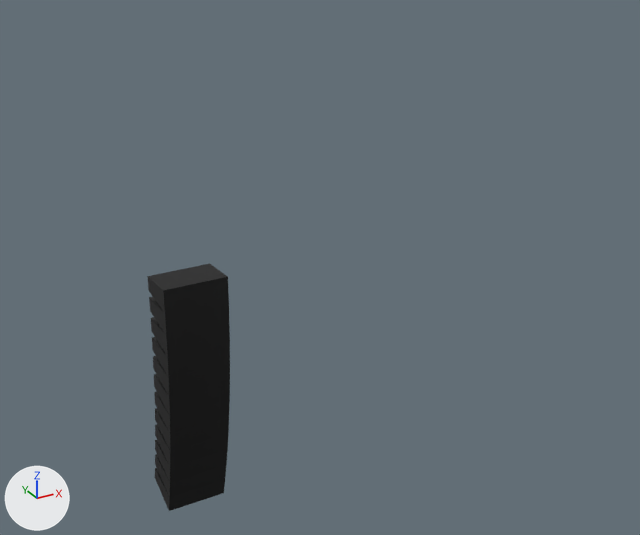
The Blender file Audio_asset.blend as it was, and as the next commit left it.
Before and after are seen from a 50 mm camera at (-3.01, -8.48, 3.98) aimed at (3.02, 2.48, -1.5). The axes (+X, +Y, +Z) are drawn at lower left. The lights are the same throughout.

In view in the first picture: 'LineArray-generic'.
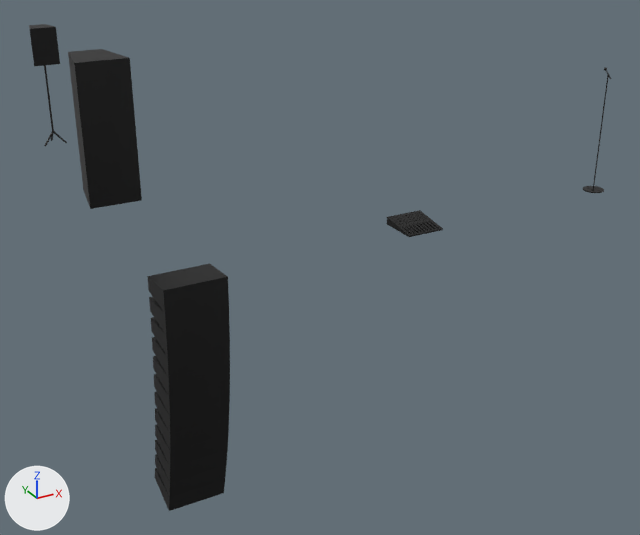
Changed parts and their boxes [x1, y1, x2, y2] in the pictures (640 x 535 px):
'Audio Traditional', added (black)
    after: [68, 49, 142, 209]
'Audio Pole', added (black)
    after: [29, 24, 67, 146]
'Mixer', added (black)
    after: [387, 210, 443, 237]
'Microphone', added
    after: [583, 67, 611, 193]

What changed in the scene script:
```text
Add me_cube_002:
    me_cube_002.from_pydata(...)  # 368 vertices, 276 faces; spans x -1.0..1.0, y -1.0..1.0, z 0.0..0.4
    me_cube_002.materials.append(mat_mainpa_001)  # black #000000
Add me_cube_001:
    me_cube_001.from_pydata([(-0.2, -1.0, 0.0), (-0.2, -1.0, 2.0), (-0.13, 1.0, 0.0), (-0.13, 1.0, 2.0), (0.2, -1.0, 0.0), (0.2, -1.0, 2.0), (0.13, 1.0, 0.0), (0.13, 1.0, 2.0)], [], [(0, 1, 3, 2), (2, 3, 7, 6), (6, 7, 5, 4), (4, 5, 1, 0), (2, 6, 4, 0), (7, 3, 1, 5)])
    me_cube_001.materials.append(mat_mainpa_001)  # black #000000
Add me_cube:
    me_cube.from_pydata(...)  # 264 vertices, 142 faces; spans x -0.2..0.2, y -1.0..1.17, z -0.01..6.56
    me_cube.materials.append(mat_mainpa_001)  # black #000000
Add me_cylinder:
    me_cylinder.from_pydata(...)  # 234 vertices, 212 faces; spans x -1.42..1.42, y -1.42..1.42, z 0.0..1.68
    me_cylinder.materials.append(mat_mainpa_001)  # black #000000
Add ob_mixer:
    ob_mixer = bpy.data.objects.new('Mixer', me_cube_002)
    ob_mixer.location = (3.0, 0.0, 0.0)
    ob_mixer.scale = (0.25, 0.25, 0.25)
Add ob_audio_traditional:
    ob_audio_traditional = bpy.data.objects.new('Audio Traditional', me_cube_001)
    ob_audio_traditional.location = (0.0, 3.0, 0.0)
    ob_audio_traditional.scale = (1.75, 0.4, 0.95)
Add ob_audio_pole:
    ob_audio_pole = bpy.data.objects.new('Audio Pole', me_cube)
    ob_audio_pole.location = (0.0, 6.0, 0.0)
    ob_audio_pole.scale = (1.0, 0.18, 0.285)
Add ob_microphone:
    ob_microphone = bpy.data.objects.new('Microphone', me_cylinder)
    ob_microphone.location = (6.0, 0.0, 0.0)
    ob_microphone.scale = (0.1, 0.1, 1.0)
```
